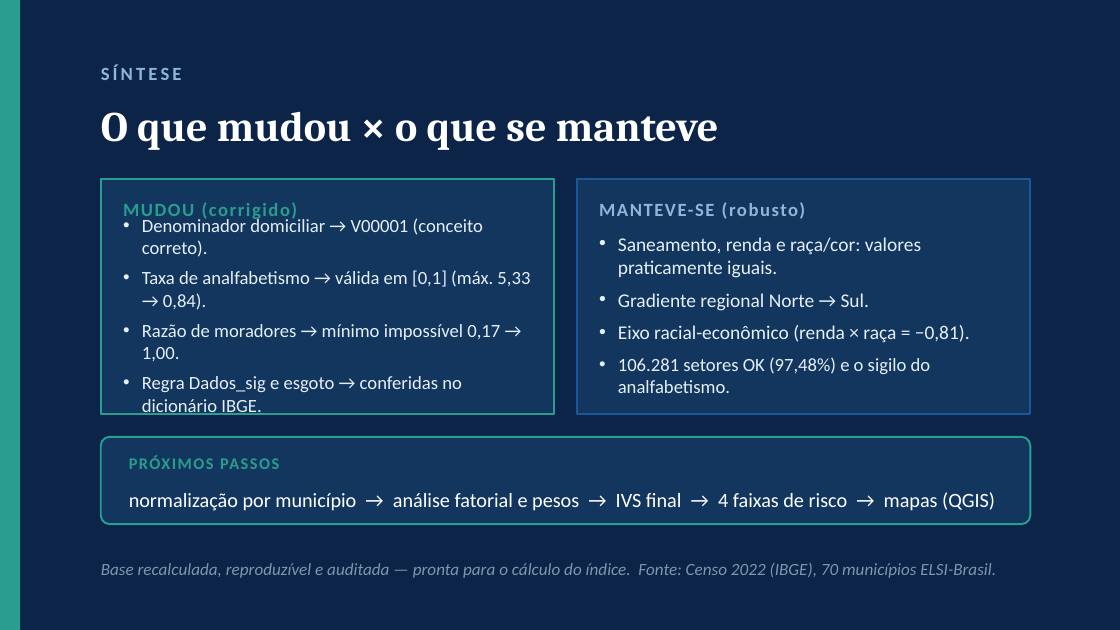
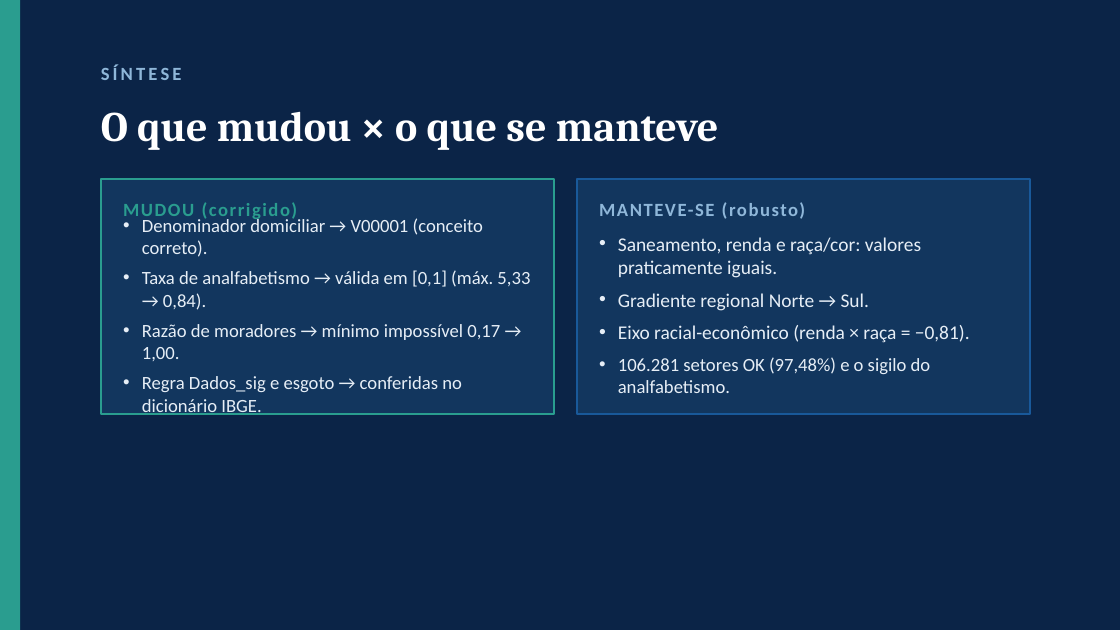
Before and after one commit to pedrinndias/Projeto_IVS_Censo, a slide deck: slide 16 of docs/Apresentacoes_IVS/1_APRESENTAR_Comparativo_EDA_antiga_vs_nova.pptx. Drawn at 1120x630 pixels with LibreOffice and Linux fonts; fonts in the diff are those of the drawing. Boxes give left, top, right and bottom in pixels: in the first picture for what was removed or moved away, otherwise in the second. Text is boxed around its words. In the diff, an @@ line names an element or a change of style, - is before the commit and + after.

```diff
--- a/docs/Apresentacoes_IVS/1_APRESENTAR_Comparativo_EDA_antiga_vs_nova.pptx
+++ b/docs/Apresentacoes_IVS/1_APRESENTAR_Comparativo_EDA_antiga_vs_nova.pptx
@@ rounded rectangle removed at bbox=[101, 437, 1030, 524] @@
@@ text removed at bbox=[129, 456, 279, 469] @@
-PRÓXIMOS PASSOS
@@ text removed at bbox=[129, 492, 995, 511] @@
-normalização por município → análise fatorial e pesos → IVS final → 4 faixas de risco → mapas (QGIS)
@@ text removed at bbox=[101, 563, 996, 578] @@
-Base recalculada, reproduzível e auditada — pronta para o cálculo do índice. Fonte: Censo 2022 (IBGE), 70 municípios ELSI-Brasil.
```
Also in this commit, not shown: 6 other slides changed, 1 other file.
